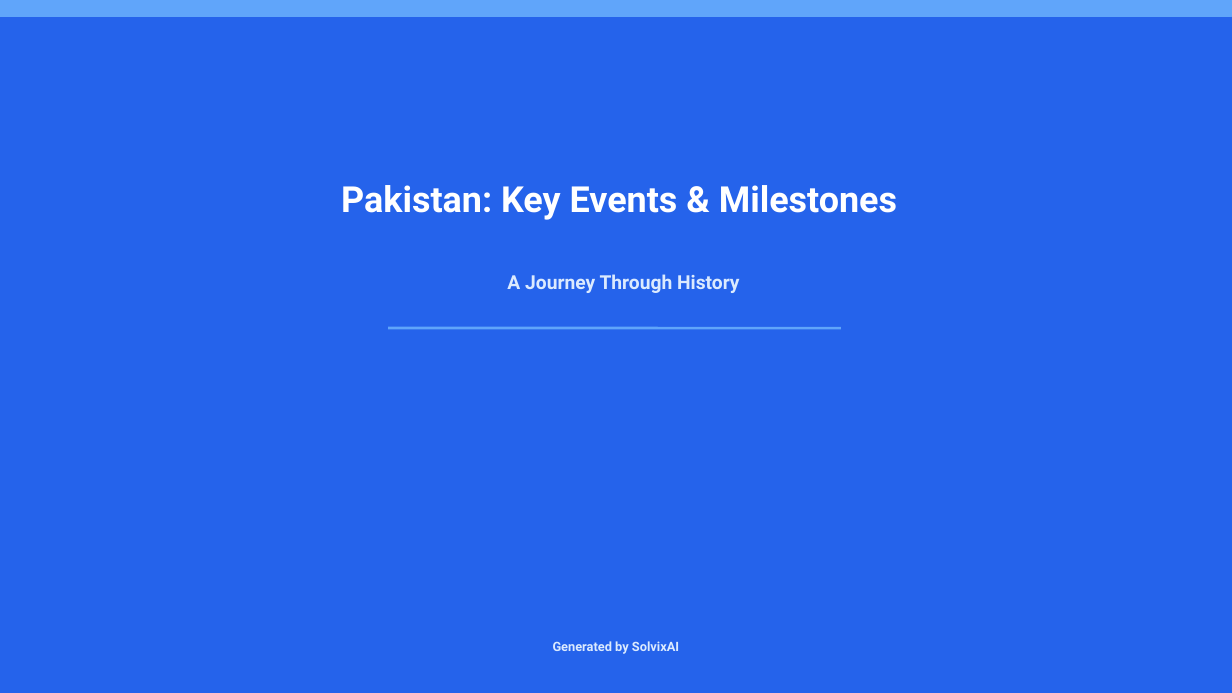
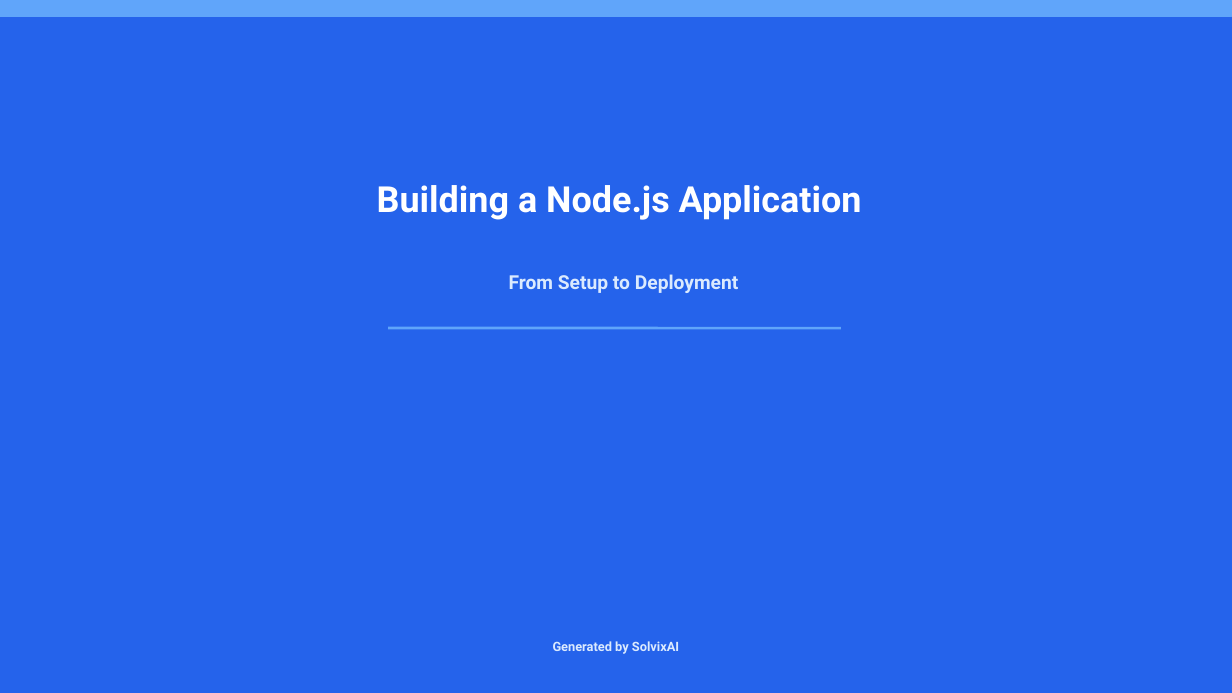
Before and after one commit to SirajAbid17/Solvix, a slide deck: slide 1 of backend/services/agent/presentation.pptx. Drawn at 1232x693 pixels with LibreOffice and Linux fonts; fonts in the diff are those of the drawing. Boxes give left, top, right and bottom in pixels: in the first picture for what was removed or moved away, otherwise in the second. Text is boxed around its words. In the diff, an @@ line names an element or a change of style, - is before the commit and + after.

```diff
--- a/backend/services/agent/presentation.pptx
+++ b/backend/services/agent/presentation.pptx
@@ text at box(377, 185, 862, 220): text changed @@
-Pakistan: Key Events & Milestones
+Building a Node.js Application
@@ text at box(509, 274, 738, 293): text changed @@
-A Journey Through History
+From Setup to Deployment
```
Also in this commit, not shown: 5 other slides changed, 6 slides added, 6 slides removed, 25 other files.
